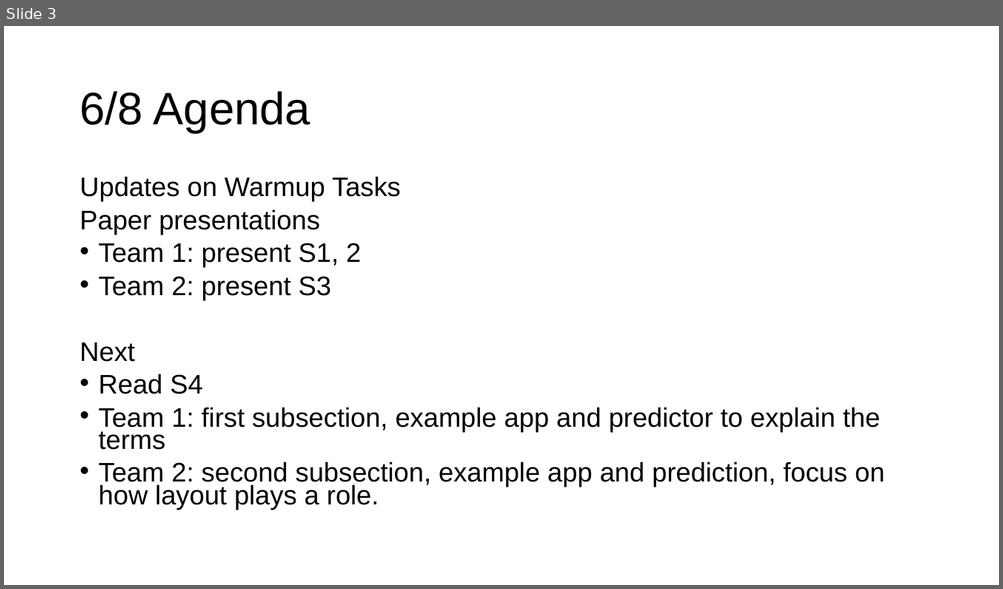
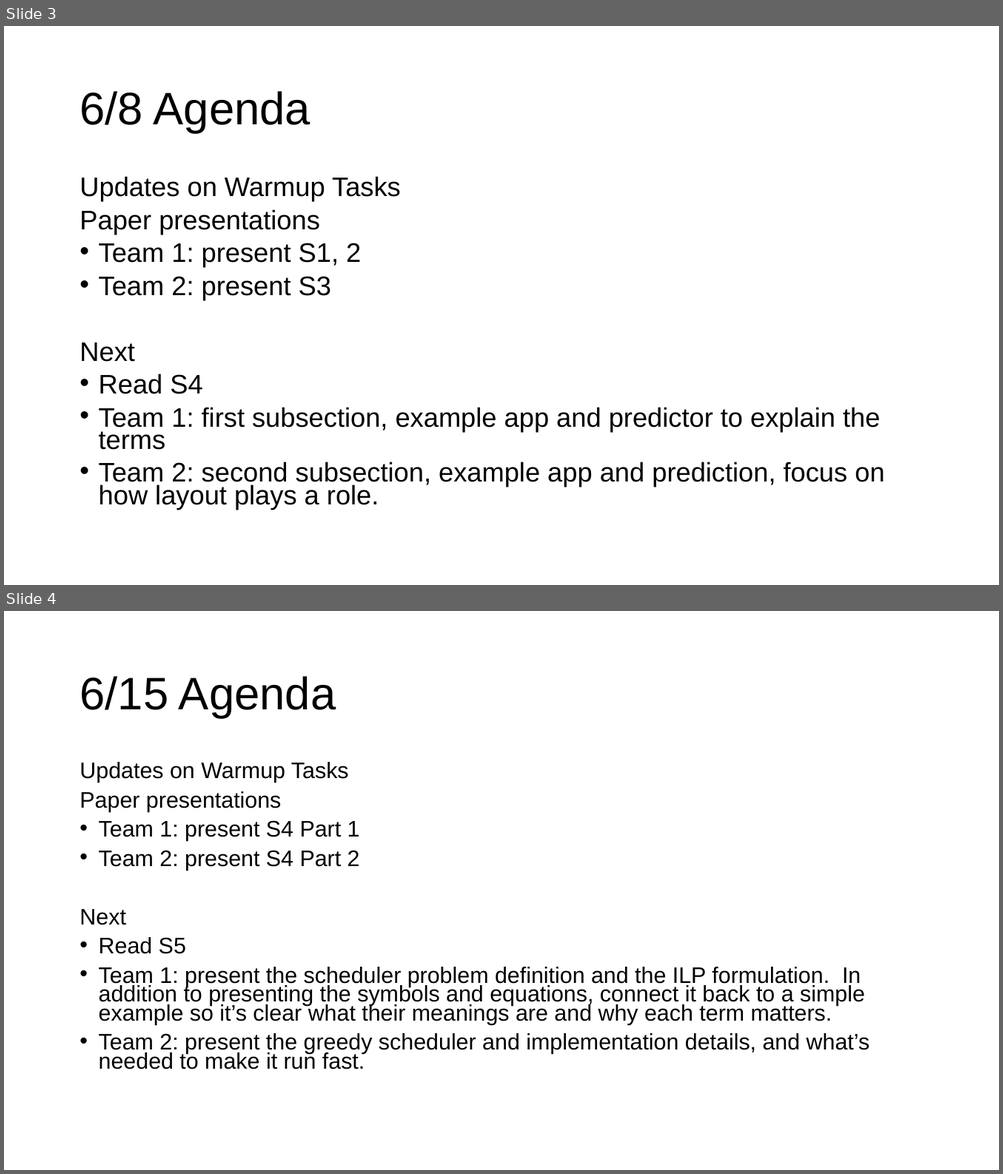
Before and after one commit to cudbg/summer20, a slide deck: lecnotes/section_kha.pptx. Shown one above the other, each under a label of ours: slide 3 before the commit, slides 3 and 4 after it. The pictures are 1003x589 and 1003x1174 pixels, drawn with LibreOffice and Linux fonts; fonts in the diff are those of the drawing. Boxes give left, top, right and bottom in pixels: in the first picture for what was removed or moved away, otherwise in the second. Text is boxed around its words. In the diff, an @@ line names an element or a change of style, - is before the commit and + after.

```diff
--- a/lecnotes/section_kha.pptx
+++ b/lecnotes/section_kha.pptx
@@ slide 4 added at (4,611,999,1170), background #FFFFFF @@
@@ title added at (79,676,336,718), 44 pt, text #000000 @@
+6/15 Agenda
@@ text added at (79,762,870,1070), 21.7 pt, text #000000 @@
+Updates on Warmup Tasks
+Paper presentations
+• Team 1: present S4 Part 1
+• Team 2: present S4 Part 2
+Next
+• Read S5
+• Team 1: present the scheduler problem definition and the ILP formulation. In addition to presenting the symbols and equations, connect it back to a simple example so it’s clear what their meanings are and why each term matters.
+• Team 2: present the greedy scheduler and implementation details, and what’s needed to make it run fast.
```
Also in this commit, not shown: 1 other file.
